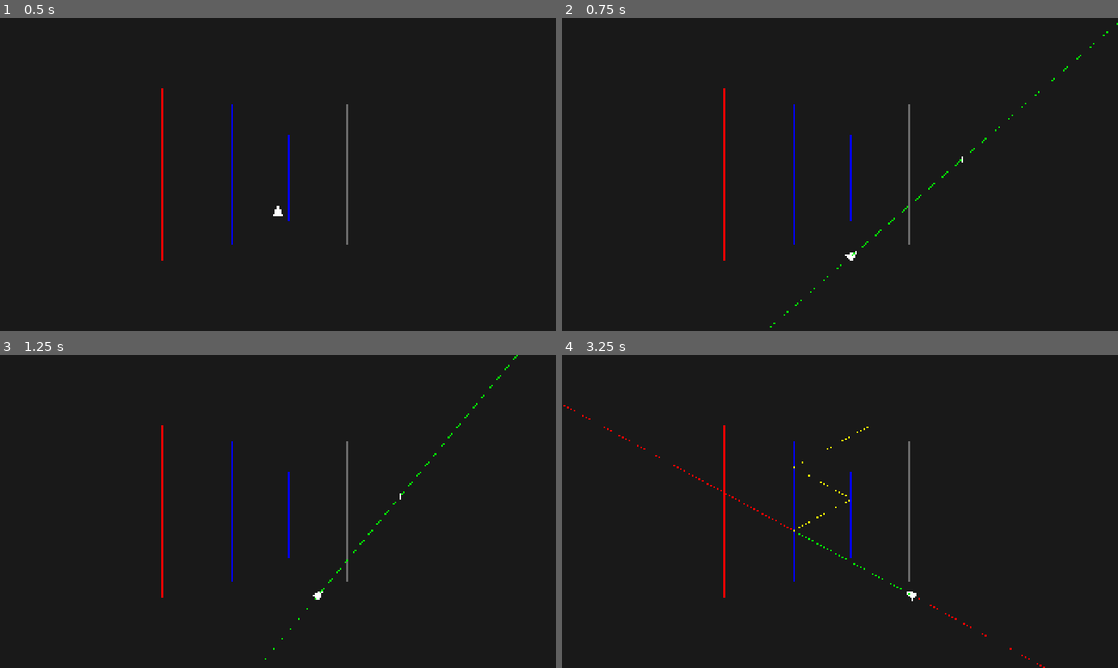
Above: before the commit, frames 1-4 (two rows, left to right).
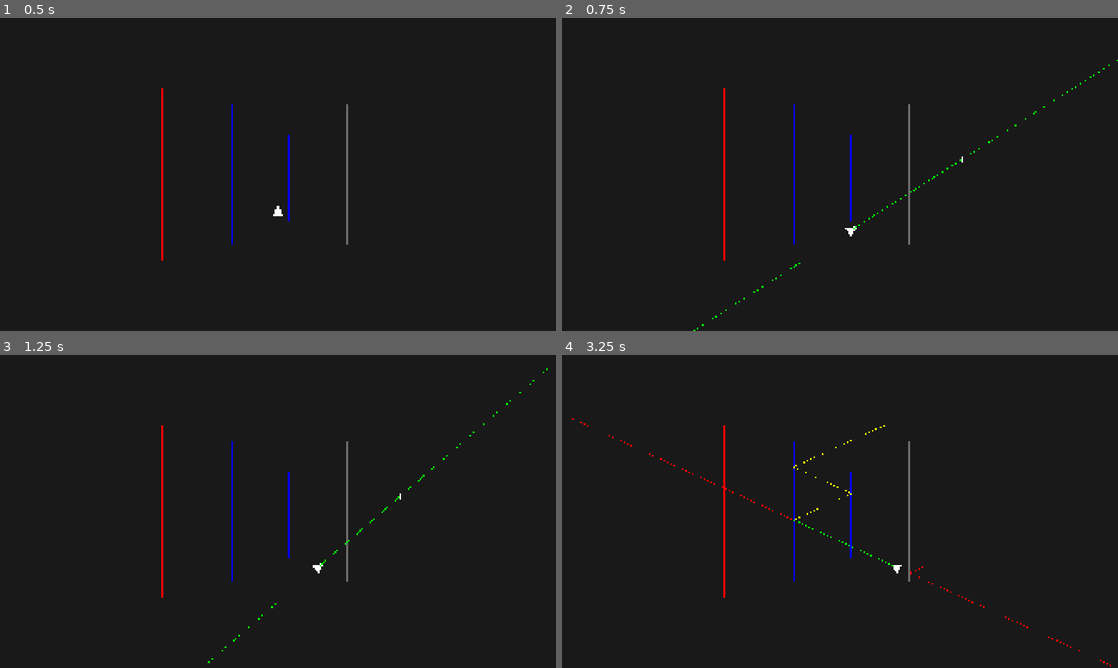
Above: after the commit, the same moments.

Repository: AlonKellner-RedHat/ricochet-game-v2
Game: Godot game, scene res://scenes/open_room_playable.tscn
Same seed, same stepped clock (60 frames per second), same inputs: the game is played once before the commit and once after it.
Inputs (mouse positions are in pixels of both pictures, inside the frame that each line leads up to):
- Up to frame 1 (0.5 s): no input
- Up to frame 2 (0.75 s): tap Enter at 0.5 s; move the mouse to (962, 158) at 0.52 s; hold D (move_right) from 0.53 s (still down); tap G at 0.6 s; click (962, 158) at 0.67 s
- Up to frame 3 (1.25 s): keep holding D (move_right)
- Up to frame 4 (3.25 s): release D (move_right) at 1.25 s; drag from (728, 527) to (812, 574) at 1.27 s; tap Space (fire) at 2 s; move the mouse to (895, 442) at 2.02 s; hold D (move_right) 2.03-2.75 s; tap G at 2.1 s; drag from (812, 574) to (673, 464) at 2.77 s

Frame 1 is identical in both runs. In frame 2, 0.3% of the frame differs, in the area x 23-100%, y 1-100%; in frame 3, 0.3%; in frame 4, 0.5%, in the area x 0-99%, y 16-100%.

Commit message:
Add G key to toggle gravity on/off in-game
Pressing G toggles between zero gravity and default gravity (0, 980).

Co-Authored-By: Claude Opus 4.6 <noreply@anthropic.com>

Diff:
--- a/scripts/game/game_manager.gd
+++ b/scripts/game/game_manager.gd
@@ -70,6 +70,14 @@
 		_dump_debug_state()
 		return
 
+	if event is InputEventKey and event.pressed and event.physical_keycode == KEY_G:
+		if _level_settings:
+			if _level_settings.gravity.length_squared() > 0.0:
+				_level_settings.gravity = Vector2.ZERO
+			else:
+				_level_settings.gravity = Vector2(0, 980)
+		return
+
 	if event is InputEventKey and event.pressed and event.physical_keycode == KEY_C:
 		plan.clear()
 		_update_hud()
